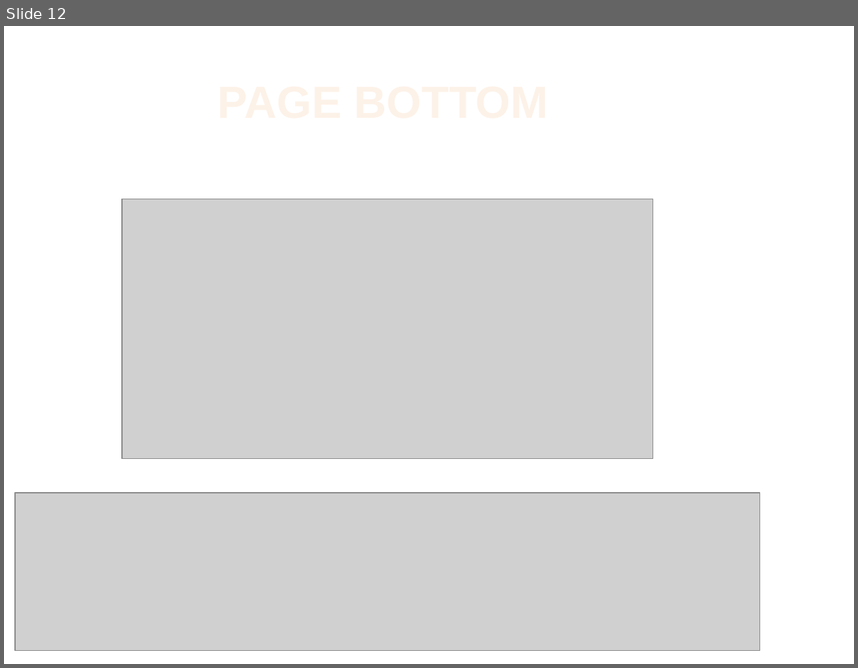
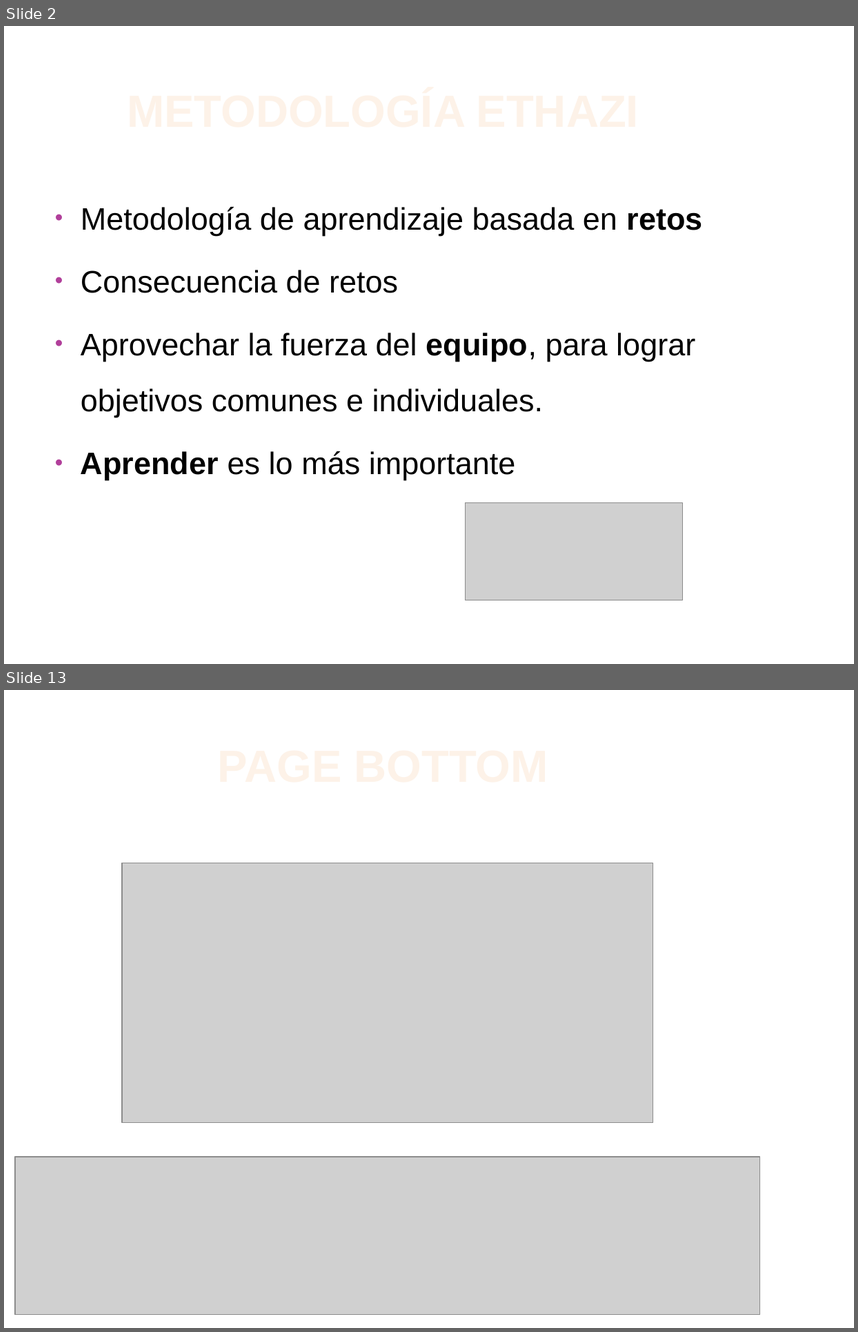
Before and after one commit to ixonelaguardia/temaWeb, a slide deck: pechacucha.pptx. Shown one above the other, each under a label of ours: slide 12 before the commit, slides 2 and 13 after it; the slides between them are not shown. The pictures are 858x668 and 858x1332 pixels, drawn with LibreOffice and Linux fonts; fonts in the diff are those of the drawing; grey boxes stand for pictures; background and template pictures are left out. Boxes give left, top, right and bottom in pixels: in the first picture for what was removed or moved away, otherwise in the second. Text is boxed around its words. In the diff, an @@ line names an element or a change of style, - is before the commit and + after.

Commit message:
Faltan dos diapositivas para terminar Pechakucha

```diff
--- a/pechacucha.pptx
+++ b/pechacucha.pptx
@@ slide 2 added at [4,26,854,664], background #FFFFFF @@
@@ title added at [46,56,720,163], 42 pt, text gradient #FEF7F1 to #FEF3E8 to #FBCF9C to #F9B94C, bold @@
+METODOLOGÍA ETHAZI
@@ text added at [81,207,703,480], 29 pt, text #000000 @@
+• Metodología de aprendizaje basada en retos
+• Consecuencia de retos
+• Aprovechar la fuerza del equipo, para lograr objetivos comunes e individuales.
+• Aprender es lo más importante
@@ picture added at [466,503,682,600] @@
@@ what was slide 12 is now slide 13 @@
```
Also in this commit, not shown: 3 slides changed, 10 other slides added, 8 slides removed, 6 other files.
